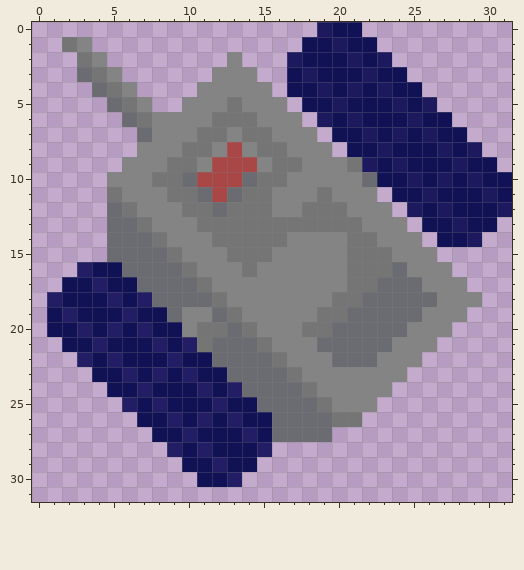
A pixel-art sprite gets an edit: assets/sprites/items/large-satellite.png. The picture above was drawn from the file before the commit.
The file is 32x32 pixels. Colours within 5 levels of each other are drawn and written as one.
Once edited:
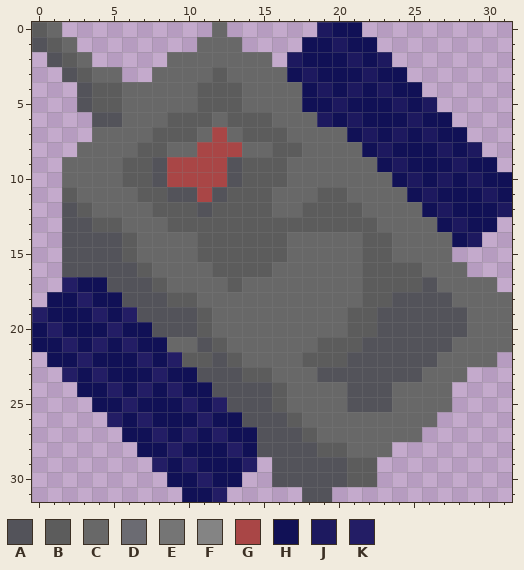
Palette (. is transparent): A #53535a  B #5c5c5c  C #686868  D #6b6b72  E #757575  F #848484  G #a94646  H #111156  J #1d195f  K #231d65
Edits made:
@@ x 0..31 @@
- 0 ...................JHH..........
- 1 ..EF..............HHJHH.........
- 2 ...EF........F...JHHHJHJ........
- 3 ...DEF......FFF..HJHHHJHH.......
- 4 ....DEF....FFFFF.HHJHJHJHH......
- 5 .....DEF..FFFEFFF.HHJHHHJHJ.....
- 6 ......DEFFFFEEEFFF.JHJHHHJHH....
- 7 .......DFFFEEFEEFFF.HHJHJHJHH...
- 8 .......FFFEEFGFEEFFF.HHJHHHJHJ..
- 9 ......FFFEEFGGGFEEFFFEJHJHHHJHH.
-10 .....FFFEEDGGGDEEFFFFFDHHJHJHJHH
-11 .....EFFFEEDGDEEFFFEFFF.HHJHHHJH
-12 .....DEFFFEEDEEEFFEEEFFF.JHJHHHJ
-13 .....DDEFFFEEEEEEEEEEEFFF.HHJHH.
-14 .....DDDEFFFEEEEEFFFFEEFFF.HHJ..
-15 .....DDDDEFFFEEEFFFFFEEEFFF.....
-16 ...KHHDDDDEFFFEFFFFFFEEEDFFF....
-17 ..HHKHHDDDDEFFFFFFFFFEEDDDFFF...
-18 .KHHHKHKDDDDEFFFFFFFEEDDDDDFFF..
-19 .HKHHHKHHDFFDEFFFFFEEDDDDDFFF...
-20 .HHKHKHKHHFEEDEFFFEEDDDDDFFF....
-21 ..HHKHHHKHKEDDDEFFFDDDDDFFF.....
-22 ...KHKHHHKHHDDDDEFFFDDDFFF......
-23 ....HHKHKHKHHDDDDEFFFFFFF.......
-24 .....HHKHHHKHKDDDDEFFFFF........
-25 ......KHKHHHKHHDDDDEFFF.........
-26 .......HHKHKHKHHDDDDEE..........
-27 ........HHKHHHKHDDDD............
-28 .........KHKHHHK................
-29 ..........HHKHH.................
-30 ...........HHK..................
-31 ................................
+ 0 BC..........C......JHH..........
+ 1 ABC........CCC....HHJHH.........
+ 2 .ABC.....CCCCCCC.JHHHJHJ........
+ 3 ..ABCC..CCCCBCCCCHJHHHJHH.......
+ 4 ...ABBCCCCCBBBCCCCHJHJHJHH......
+ 5 ...ABBCCCCCBBBCCCCHHJHHHJHJ.....
+ 6 ....AACCCBBBCBBBCCCJHJHHHJHH....
+ 7 ....CCCCBBBCGCBBBCCCCHJHJHJHH...
+ 8 ...CCCCBBCCGGGCCBBCCCCHJHHHJHJ..
+ 9 ..CCCCBBAGGGGABBBCCCCCCHJHHHJHH.
+10 ..CCCCBBAGGGGABBBCCCCCCCHJHJHJHH
+11 ..BCCCCBBAAGABBBCCCBBCCCCHJHHHJH
+12 ..ABCCCCBBBABBBBCCBBBBCCCCHJHHHJ
+13 ..AABBCCCBBBBBBBBBBBBBBCCCCHJHH.
+14 ..AAAABCCCCBBBBBBCCCCCBBCCCCHJ..
+15 ..AAAABCCCCBBBBBBCCCCCBBCCCC....
+16 ..AAAAABCCCCBBBBCCCCCCBBBBCCC...
+17 ..KHHAAABCCCCBCCCCCCCCBBBBACCCC.
+18 .HHKHHAAABBCCCCCCCCCCCBBAAAACCCC
+19 KHHHKHKAAAABCCCCCCCCCBBAAAAAACCC
+20 HKHHHKHHAAABCCCCCCCCCBBAAAAAACCC
+21 HHKHKHKHHCCABCCCCCCBBBAAAAAACCCC
+22 .HHKHHHKHKBBABCCCCBBBAAAAAACCCC.
+23 ..KHKHHHKHHAAABBCCCAAAAAAACCC...
+24 ...HHKHKHKHHAAAABCCCCAAACCCC....
+25 ....HHKHHHKHKAAABCCCCAAACCCC....
+26 .....KHKHHHKHHAAABCCCCCCCCC.....
+27 ......HHKHKHKHHAAABCCCCCCC......
+28 .......HHKHHHKHAAAABBCCC........
+29 ........KHKHHHK.AAAAABB.........
+30 .........HHKHH..AAAAABB.........
+31 ..........HHK.....AA............
Where, in picture pixels (left, top, right, bottom), the same in both pictures:
changed: (32, 22, 512, 502)
